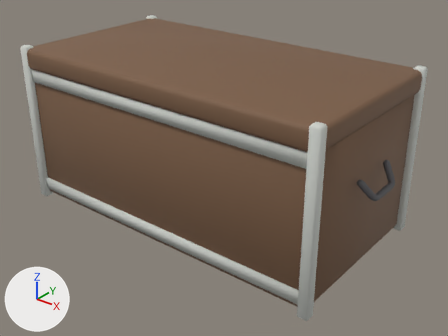
Two versions of the glTF model assets/models/furniture/footlocker.glb, one commit apart.
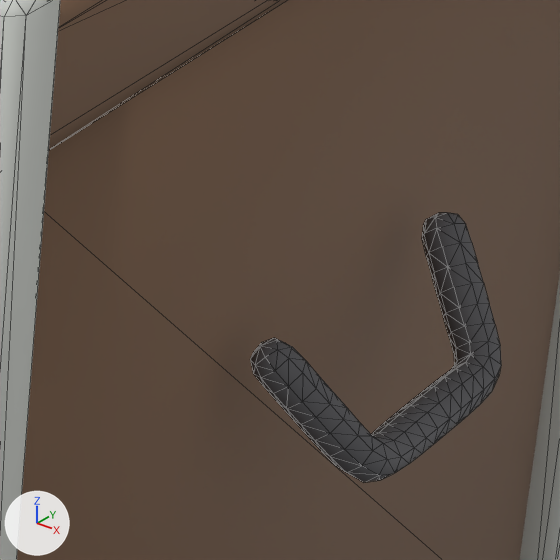
Each version appears first whole from a camera (50 mm lens) standing at (0.876, -1.055, 0.783) and looking at (0.034, -0.002, 0.13), and next in a close-up on the part from 71% to 90% of the width and 38% to 64% of the height. The axes (+X, +Y, +Z) are drawn at lower left. The lights are the same throughout. The last two pictures show the newer version. The close-ups show mesh edges as thin lines. Vertices at exactly the same position are counted once.

Before the edit, the objects in view are built like this:
```python
me_box = bpy.data.meshes.new('Box')
me_box.from_pydata(...)  # 926 vertices, 1792 faces; spans x -0.447..0.447, y -0.222..0.25, z 0.0..0.4
# faces by material slot: [152, 268, 1372]
me_box.materials.append(mat_wood)  # brown #7c5d45
me_box.materials.append(mat_steel)  # light grey #ced1cb
me_box.materials.append(mat_iron)  # dark grey #616165
ob_footlocker = bpy.data.objects.new('footlocker', me_box)
ob_footlocker.location = (0.0, 0.0, 0.0)
```
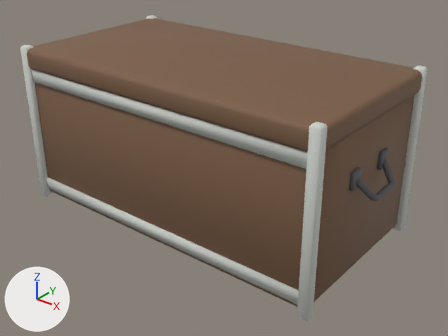
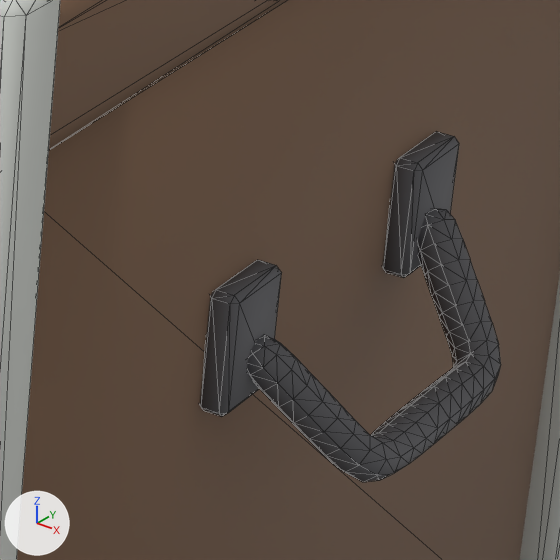
What differs and where, as boxes [x1, y1, x2, y2] in the close-ups (560 x 560 px; the box of a moved part takes in the faces that stretch with it):
part 1 of me_box, added
    after: [383, 132, 459, 278]
part 2 of me_box, added
    after: [200, 260, 282, 416]
part 3 of me_box, moved or reshaped
    before: [250, 213, 501, 482]
    after: [247, 209, 501, 482]

Diff of the bpy script that builds the scene:
```diff
--- a/assets/models/furniture/footlocker.glb.py
+++ b/assets/models/furniture/footlocker.glb.py
@@ me_box @@
 # used by ob_footlocker; location = (0.0, 0.0, 0.0)
-me_box.from_pydata(...)  # 926 vertices, 1792 faces; spans x -0.447..0.447, y -0.222..0.25, z 0.0..0.4
+me_box.from_pydata(...)  # 1022 vertices, 1968 faces; spans x -0.447..0.447, y -0.222..0.25, z 0.0..0.4
+# me_box part 1: a new loose piece of 24 vertices spanning x 0.399..0.409, y 0.045..0.075, z 0.22..0.26, in mat_iron (dark grey #616165)
+# me_box part 2: a new loose piece of 24 vertices spanning x 0.399..0.409, y -0.075..-0.045, z 0.22..0.26, in mat_iron (dark grey #616165)
+# me_box part 3: 46 vertices moved from x 0.411..0.443, y -0.059..0.054, z 0.2..0.23 to x 0.415..0.442, y -0.055..0.055, z 0.2..0.23; 74 vertices removed from x 0.407..0.43, y -0.064..0.064, z 0.215..0.241; 74 vertices added at x 0.404..0.428, y -0.064..0.064, z 0.215..0.241
+# other edits to the shape of me_box do not show in these pictures
 me_box.materials.append(mat_wood)
```
